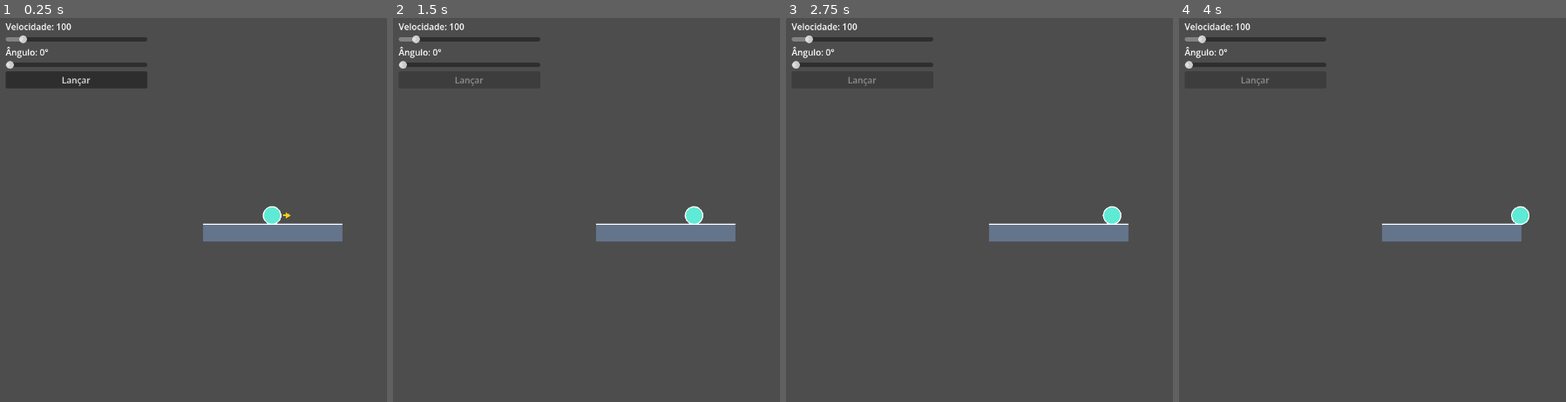
Above: before the commit, frames 1-4 (left to right).
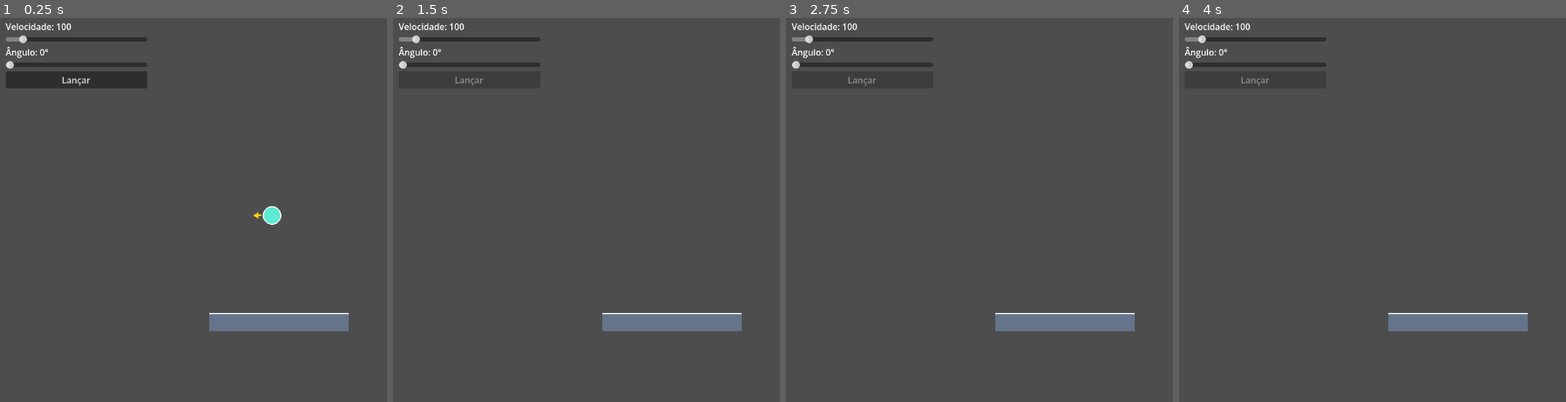
Above: after the commit, the same moments.

Repository: Px1906/Kinema
Game: Godot game, scene res://scenes/levels/player_gravity_test.tscn
Same seed, same stepped clock (60 frames per second), same inputs: the game is played once before the commit and once after it. The project has no main scene, so this scene is started directly.
Inputs:
- Up to frame 1 (0.25 s): no input
- Up to frame 2 (1.5 s): click "Lançar" at 0.5 s
- Up to frame 3 (2.75 s): no input
- Up to frame 4 (4 s): no input

The runs differ from the first frame. In frame 1, 3.5% of the frame differs, in the area x 52-91%, y 50-82%; in frame 2, 3.6%; in frame 3, 3.6%; in frame 4, 3.6%, in the area x 52-91%, y 48-82%.

Commit message:
chore: aumento da velocidade da bola

Diff:
--- a/scenes/levels/player_gravity_test.tscn
+++ b/scenes/levels/player_gravity_test.tscn
@@ -11,4 +11,4 @@
 position = Vector2(509, 378)
 
 [node name="SolidSurface" parent="." unique_id=183713201 instance=ExtResource("3_7gieh")]
-position = Vector2(510, 410)
+position = Vector2(522, 574)
--- a/scripts/player/player.gd
+++ b/scripts/player/player.gd
@@ -45,8 +45,8 @@
 
 func set_launch_parameters(speed: float, angle_degrees: float) -> void:
 	launch_speed = maxf(speed, 0.0)
-	launch_angle_degrees = minf(angle_degrees, 180)
-	launch_velocity = Vector2.RIGHT.rotated(-deg_to_rad(launch_angle_degrees)) * launch_speed
+	launch_angle_degrees = minf(angle_degrees, 360)
+	launch_velocity = Vector2.LEFT.rotated(deg_to_rad(launch_angle_degrees)) * launch_speed
 	launch_parameters_changed.emit(launch_speed, launch_angle_degrees)
 	queue_redraw()
 
@@ -56,7 +56,7 @@
 		return
 	set_launch_parameters(launch_speed, launch_angle_degrees)
 	freeze = false
-	linear_velocity = launch_velocity
+	linear_velocity = launch_velocity * 10
 	state = State.MOVENDO
 	launched.emit(launch_velocity)
 	queue_redraw()
--- a/scripts/ui/launch_controls.gd
+++ b/scripts/ui/launch_controls.gd
@@ -30,7 +30,7 @@
 
 	_angle_label = Label.new()
 	box.add_child(_angle_label)
-	_angle_slider = _make_slider(0.0, 180.0, 1.0, box)
+	_angle_slider = _make_slider(0.0, 360.0, 1.0, box)
 
 	_launch_button = Button.new()
 	_launch_button.text = "Lançar"
